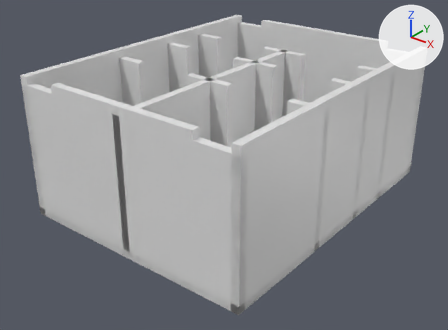
One commit to the Blender file character-tray-base.blend: the scene before it, then after it.
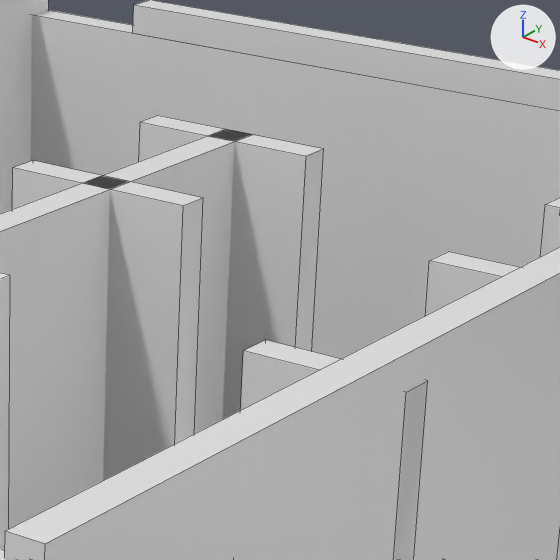
Old and new are each drawn whole from a 50 mm lens placed at (89.0, -116.8, 78.9), pointed at (-0.2, -5.3, 9.8) and again close up on the part from 51% to 80% of the width and 6% to 45% of the height. The axes (+X, +Y, +Z) are drawn at upper right. The lights are the same throughout. The close-ups show mesh edges as thin lines.
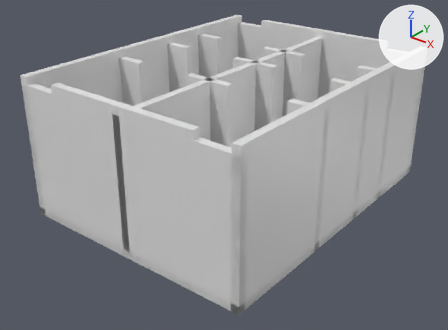
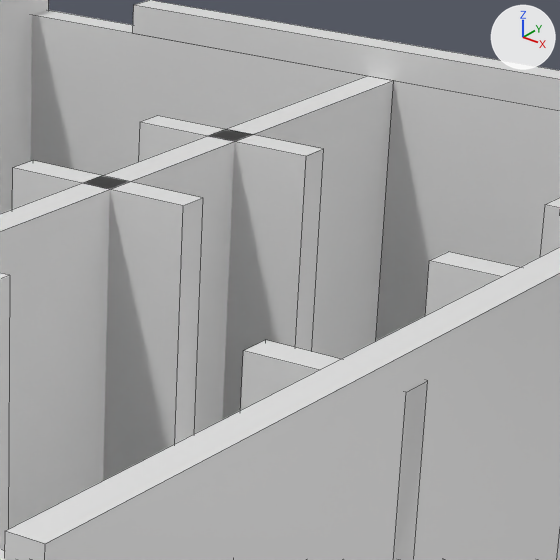
What differs and where, as boxes [x1, y1, x2, y2] in the close-ups (560 x 560 px):
part 1 of me_cube, added: after [227, 76, 394, 359]

The change in detail:
me_cube has 136 vertices, 90 faces and spans x -1.0..1.0, y -1.0..1.0, z -1.0..35.0.
me_cube is used by ob_cube; location (0.0, 0.0, 1.0); scale (31.2, 40.0, 1.0).
me_cube part 1: a new loose piece, a box spanning x -0.032..0.032, y 0.525..0.95, z -1.0..33.0, in mat_material (white #e7e7e7).
